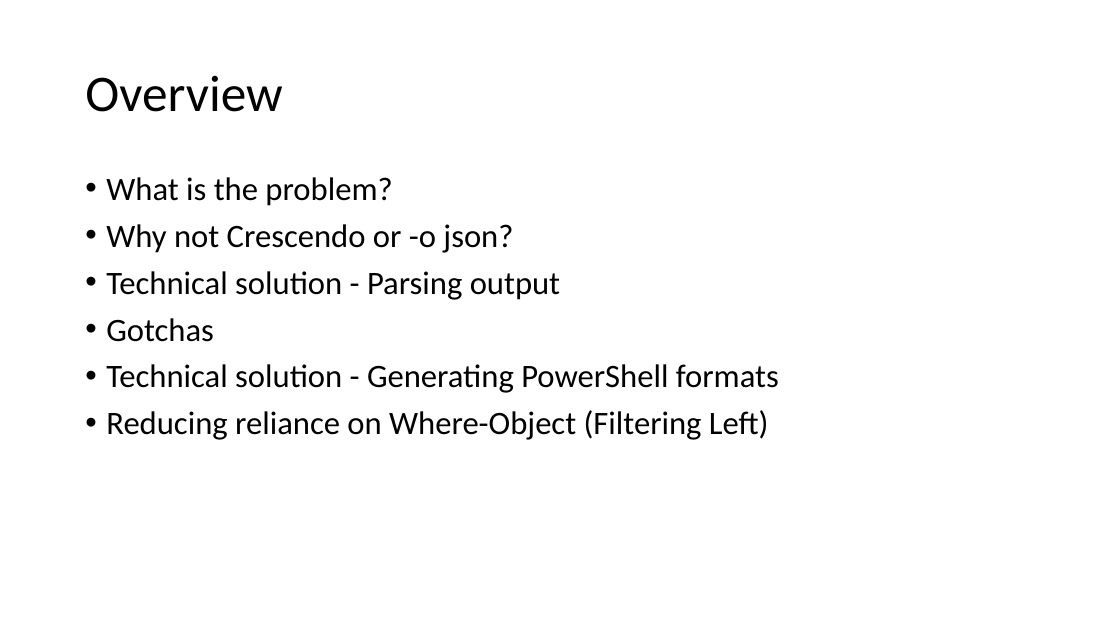
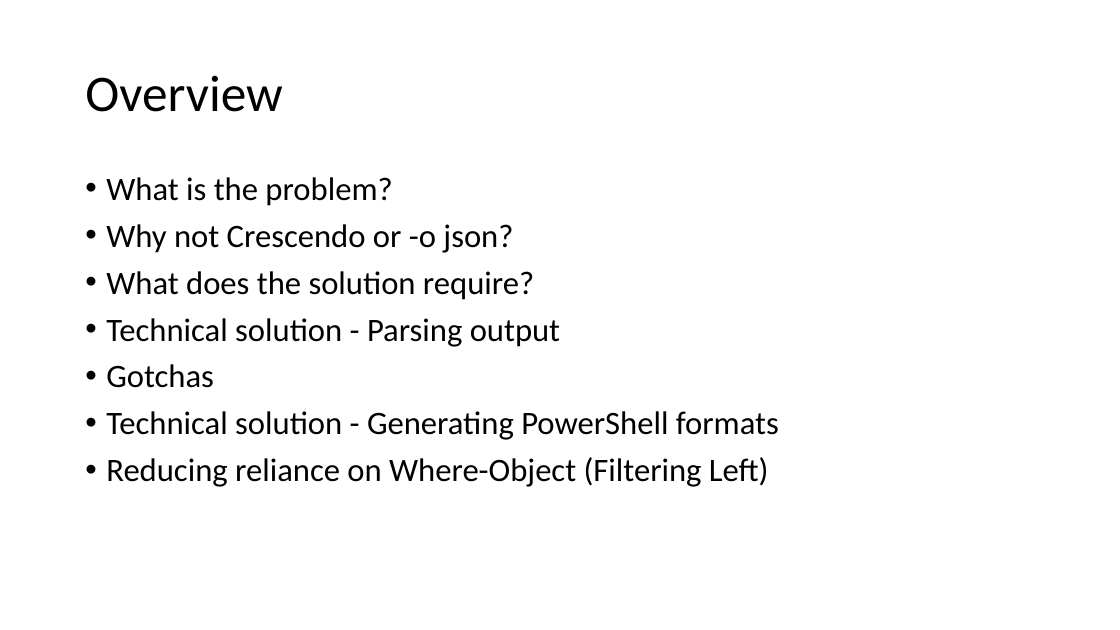
Before and after one commit to ThePoShWolf/Sessions, a slide deck: slide 5 of 2023-04-27 - Making Kubectl PowerShell friendly/PowerShell Summit 2023 - Making Kubectl PowerShell friendly.pptx (slide 3 before the commit). Drawn at 1120x630 pixels with LibreOffice and Linux fonts; fonts in the diff are those of the drawing; background and template pictures are left out. Boxes give left, top, right and bottom in pixels: in the first picture for what was removed or moved away, otherwise in the second. Text is boxed around its words. In the diff, an @@ line names an element or a change of style, - is before the commit and + after.

```diff
--- a/2023-04-27 - Making Kubectl PowerShell friendly/PowerShell Summit 2023 - Making Kubectl PowerShell friendly.pptx
+++ b/2023-04-27 - Making Kubectl PowerShell friendly/PowerShell Summit 2023 - Making Kubectl PowerShell friendly.pptx
@@ text at bbox=[106, 271, 534, 300]: paragraph added @@
+• What does the solution require?
```
Also in this commit, not shown: 3 other slides changed, 9 slides added.
